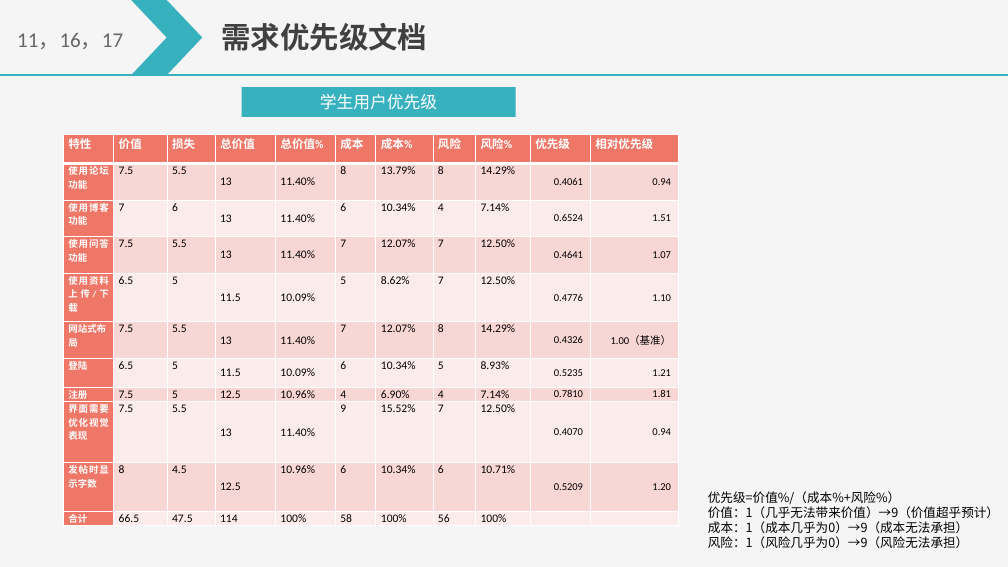
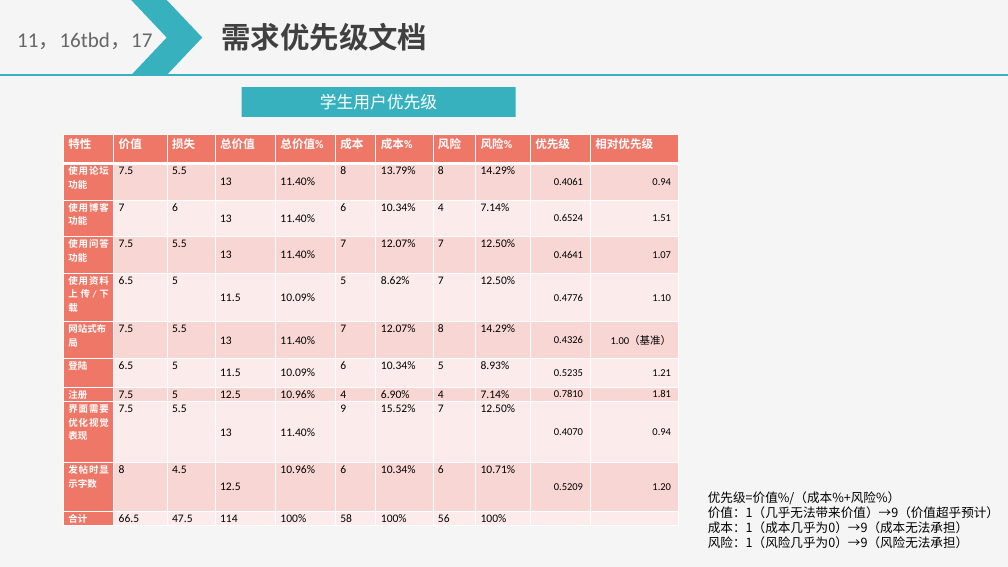
Before and after one commit to on6nx/requirement, a slide deck: slide 10 of 3.requirement/SRS软件需求说明汇报.pptx. Drawn at 1008x567 pixels with LibreOffice and Linux fonts; fonts in the diff are those of the drawing. Boxes give left, top, right and bottom in pixels: in the first picture for what was removed or moved away, otherwise in the second. Text is boxed around its words. In the diff, an @@ line names an element or a change of style, - is before the commit and + after.

```diff
--- a/3.requirement/SRS软件需求说明汇报.pptx
+++ b/3.requirement/SRS软件需求说明汇报.pptx
@@ text at bbox=[17, 32, 152, 49]: text changed @@
-11，16，17
+11，16tbd，17
```
Also in this commit, not shown: 19 other slides changed, 4 slides added, 12 other files.
